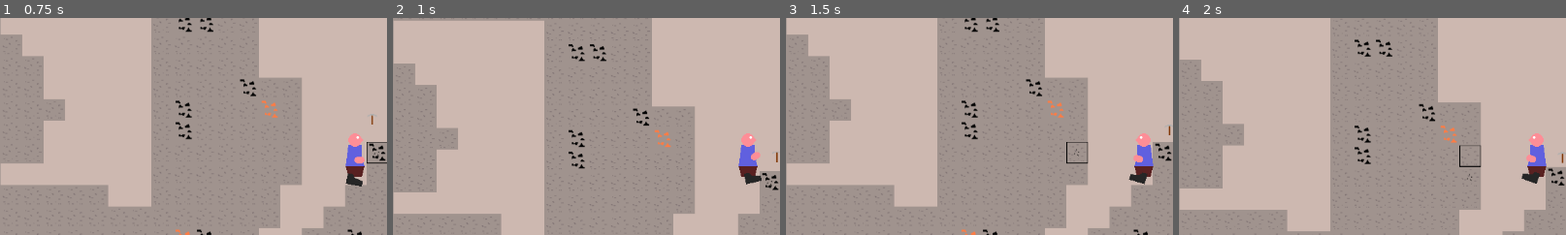
Above: before the commit, frames 1-4 (left to right).
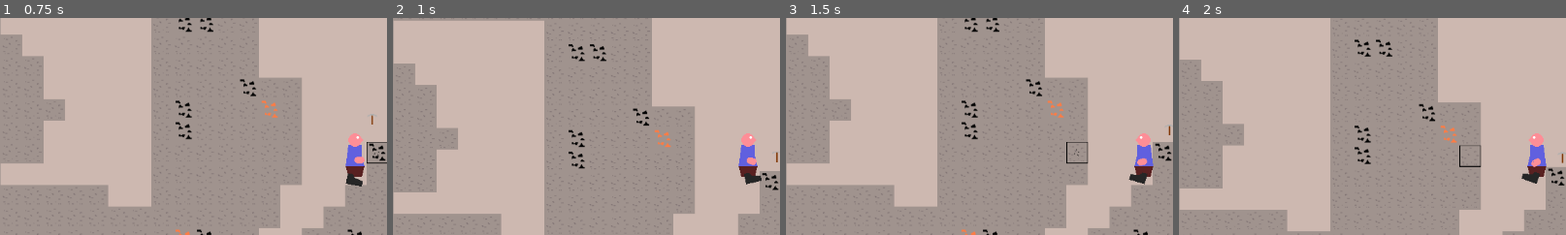
Above: after the commit, the same moments.

Repository: Griiimon/2D-Mining-Sandbox
Game: Godot game, scene res://scenes/game.tscn
Two runs of this game, one before a commit and one after it. Both use one fixed random seed, a clock stepped at 60 frames per second and the inputs below. This scene is started directly instead of the project's main scene. The engine's default icon, where the game draws it, is replaced by a stand-in: a white triangle on a blue panel in a dark square.
Inputs (mouse positions are % of the whole screen's width and height, from its top left):
- Up to frame 1 (0.75 s): move the mouse to (72, 45) at 0.52 s; hold D (right) from 0.53 s (still down); tap X (drop_item) at 0.6 s; click (72, 45) at 0.67 s
- Up to frame 2 (1 s): keep holding D (right); tap Up (jump) at 0.77 s
- Up to frame 3 (1.5 s): keep holding D (right); move the mouse to (30, 55) at 1.27 s; tap F (interact) at 1.35 s; click (30, 55) at 1.42 s
- Up to frame 4 (2 s): keep holding D (right); tap Up (jump) at 1.52 s
The pictures show only the part of the screen within x 4-54%, y 17-67%; the shares and areas given below are measured in that part.

Frame 1 is identical in both runs. In frame 2, 0.1% of the frame differs, in the area x 91-98%, y 62-78%; in frame 3, 0.1%; in frame 4, 0.1%, in the area x 74-94%, y 62-75%.

Commit message:
store selected block

Diff:
--- a/scripts/player/player.gd
+++ b/scripts/player/player.gd
@@ -47,6 +47,8 @@
 
 var mining_progress: float
 
+var selected_block_pos: Vector2i
+
 var hand_item_obj: HandItemObject
 
 var inventory: Inventory= Inventory.new()
@@ -101,11 +103,13 @@
 
 
 	if ray_cast.is_colliding():
-		var block_pos: Vector2i= select_block()
+		select_block()
 
 		if Input.is_mouse_button_pressed(MOUSE_BUTTON_LEFT):
 			if can_mine():
-				is_mining= mining_logic(block_pos, delta)
+				is_mining= mining_logic(delta)
+		else:
+			is_mining= false
 	else:
 		block_marker.hide()
 		is_mining= false
@@ -147,28 +151,31 @@
 		interaction_target.interact(self)
 
 
-func mining_logic(block_pos: Vector2i, delta)-> bool:
+func mining_logic(delta)-> bool:
 	mining_progress+= mining_speed * delta
-	var block_hardness: float= get_world().get_block_hardness(block_pos)
+	var block_hardness: float= get_world().get_block_hardness(selected_block_pos)
 
 	if mining_progress >= block_hardness or Global.game.cheats.instant_mine:
-		get_world().break_block(block_pos)
+		get_world().break_block(selected_block_pos)
 		return false
 	else:
-		block_breaker.position= get_world().map_to_local(block_pos)
+		block_breaker.position= get_world().map_to_local(selected_block_pos)
 		var frames: int= block_breaker.sprite_frames.get_frame_count("default")
 		block_breaker.frame= int(frames * mining_progress / block_hardness)
 
 	return true
 
 
-func select_block()-> Vector2i:
-	var block_pos: Vector2i= get_world().get_tile(get_tile_collision())
-
-	block_marker.position= get_world().map_to_local(block_pos)
+func select_block():
+	var new_block_pos: = get_world().get_tile(get_tile_collision())
+	if new_block_pos != selected_block_pos:
+		mining_progress= 0
+	selected_block_pos= new_block_pos
+
+	block_marker.position= get_world().map_to_local(selected_block_pos)
 	block_marker.show()
 
-	return block_pos
+
 
 
 func get_tile_collision()-> Vector2:
